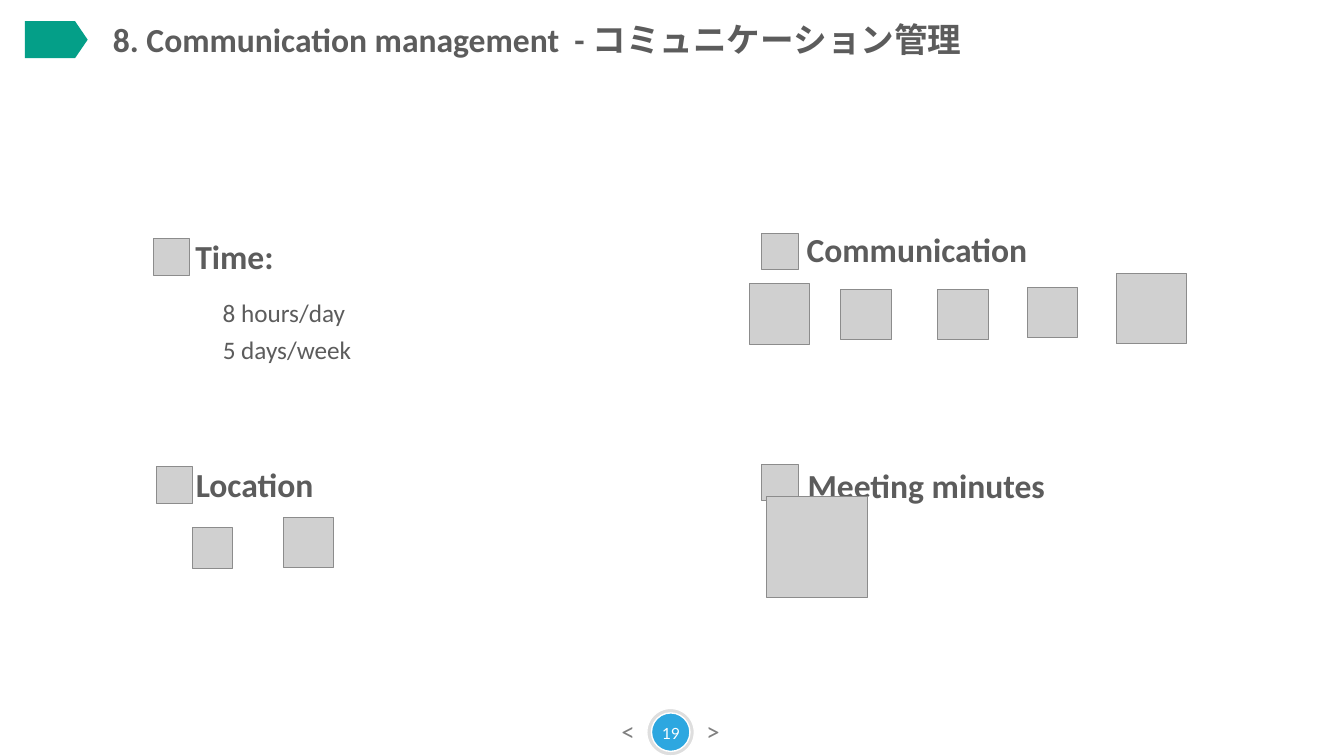
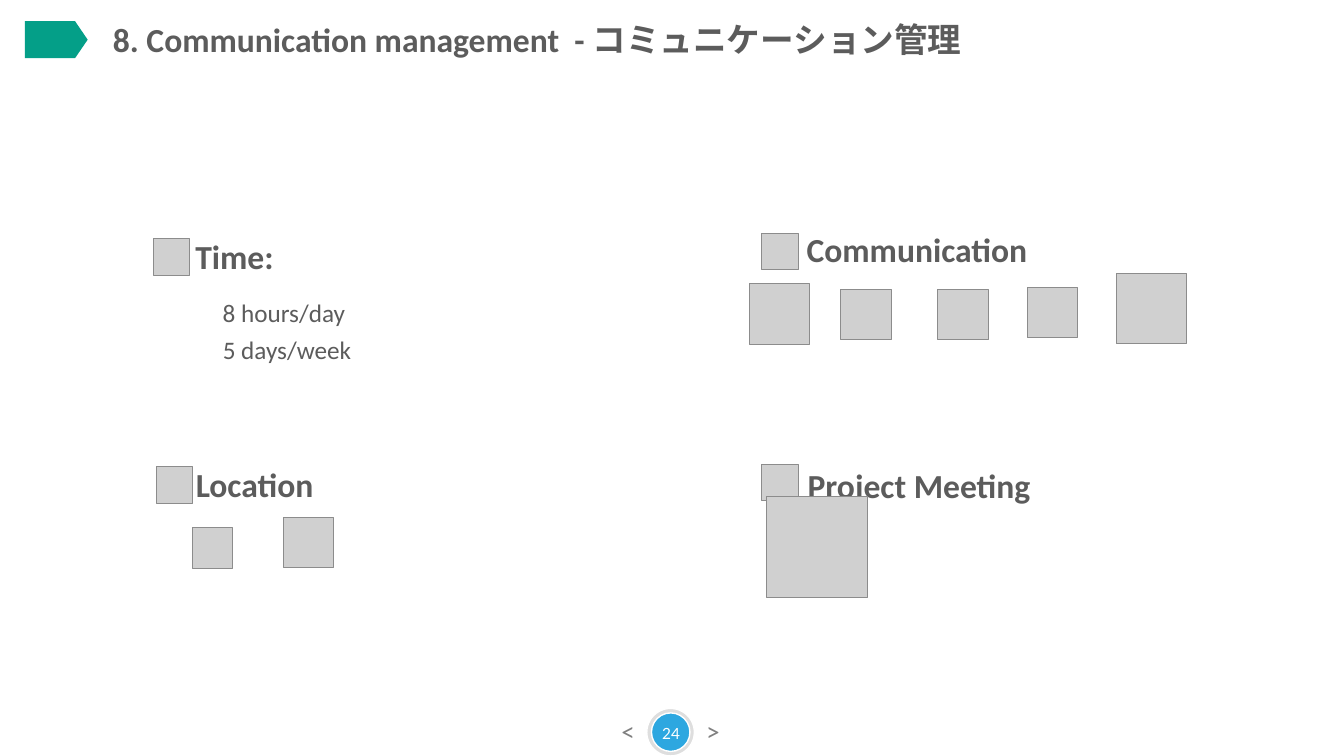
Before and after one commit to sangnvus/201609JS02, a slide deck: slide 24 of WIP/Documents/Report/Final Report/BSN_Slide Presentation.pptx (slide 19 before the commit). Drawn at 1344x756 pixels with LibreOffice and Linux fonts; fonts in the diff are those of the drawing; grey boxes stand for pictures. Boxes give left, top, right and bottom in pixels: in the first picture for what was removed or moved away, otherwise in the second. Text is boxed around its words. In the diff, an @@ line names an element or a change of style, - is before the commit and + after.

```diff
--- a/WIP/Documents/Report/Final Report/BSN_Slide Presentation.pptx
+++ b/WIP/Documents/Report/Final Report/BSN_Slide Presentation.pptx
@@ text at (808, 474, 1031, 506): text changed @@
-Meeting minutes
+Project Meeting
@@ page number at (662, 728, 680, 739): text changed @@
-19
+24
```
Also in this commit, not shown: 7 other slides changed, 5 slides added, 1 slide removed, 9 other files.
